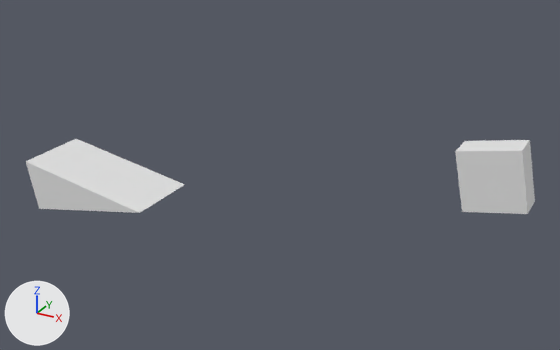
What one commit did to the Blender file jump_landing.blend.
Both versions are drawn from a camera (50 mm lens) standing at (-11.65, -10.15, 23.23) and looking at (-17.91, 1.23, 17.53). The axes (+X, +Y, +Z) are drawn at lower left. The lights are the same throughout.

In view in the first picture: 'Ramp', 'Stroller'.
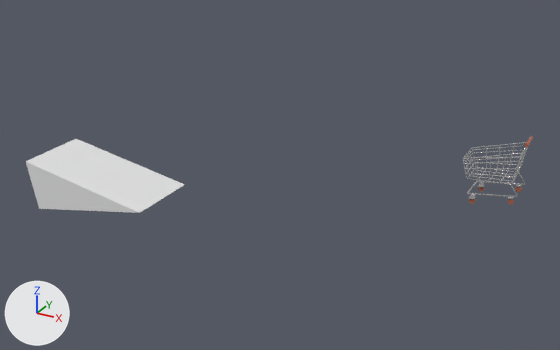
Pixel boxes [x1, y1, x2, y2] of what changed, in the pictures (560 x 350 px):
'Stroller', deleted: before [455, 140, 535, 214]
'shopping cart_base', added: after [462, 136, 534, 205]
    faces in mat_shopping_cart__metal_001 (white #e7e7e7): [462, 142, 528, 199]
    faces in mat_shopping_cart_hand_001 (brown #ab634c): [469, 136, 534, 205]

The change, as a diff of the scene's bpy script:
```diff
--- a/jump_landing.blend.py
+++ b/jump_landing.blend.py
@@ mat_shopping_cart_hand_001 @@
+mat_shopping_cart_hand_001 = principled_material('shopping cart_hand.001')
+mat_shopping_cart_hand_001.base_color = (0.406, 0.124, 0.0729)  # brown #ab634c
+mat_shopping_cart_hand_001.roughness = 0.172
@@ mat_shopping_cart__metal_001 @@
+mat_shopping_cart__metal_001 = principled_material('shopping cart__metal.001')
+mat_shopping_cart__metal_001.base_color = (0.8, 0.8, 0.8)  # white #e7e7e7
+mat_shopping_cart__metal_001.metallic = 0.93
+mat_shopping_cart__metal_001.roughness = 0.117
@@ me_plane_001 @@
+me_plane_001.from_pydata(...)  # 4382 vertices, 4162 faces; spans x -1.07..1.48, y -0.73..0.75, z 0.0..2.45
+me_plane_001.polygons.foreach_set('use_smooth', [True] * 4162)
+# faces by material slot: [3712, 450]
+me_plane_001.materials.append(mat_shopping_cart__metal_001)  # white #e7e7e7
+me_plane_001.materials.append(mat_shopping_cart_hand_001)  # brown #ab634c
@@ ob_stroller @@
-ob_stroller = bpy.data.objects.new('Stroller', me_cube_003)
-ob_stroller.location = (-13.91, 1.0, 17.93)
-ob_stroller.rotation_euler = (0.0, -0.201, 0.0)  # degrees (0, -12, 0)
@@ ob_shopping_cart_base @@
+ob_shopping_cart_base = bpy.data.objects.new('shopping cart_base', me_plane_001)
+ob_shopping_cart_base.location = (-13.93, 1.0, 18.08)
+ob_shopping_cart_base.rotation_euler = (-1.571, 0.0, 0.201)  # degrees (-90, 0, 12)
+ob_shopping_cart_base.delta_rotation_euler = (1.571, 0.0, 0.0)
+ob_shopping_cart_base.delta_scale = (0.387, 0.387, 0.387)
```
